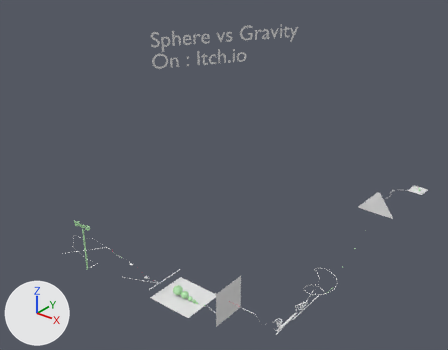
The glTF model assets/models/pvc.glb: old version first, new version second.
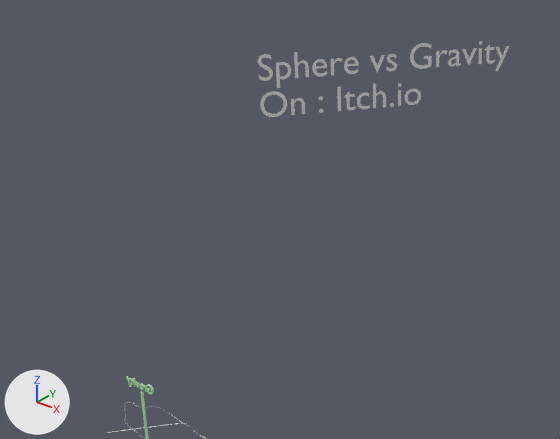
The first picture shows the older version from a camera (50 mm lens) standing at (807.0, -2059.0, 1085.0) and looking at (-636.0, -255.0, -34.0). The close-ups show both versions on the part from 0% to 73% of the width and 0% to 73% of the height of that picture; other places that the commit changed are outside them. The axes (+X, +Y, +Z) are drawn at lower left. The lights are the same throughout. Where no turn or scale is listed for an object, it has been applied to the vertices.

Objects in the first close-up: 'Text.001'.
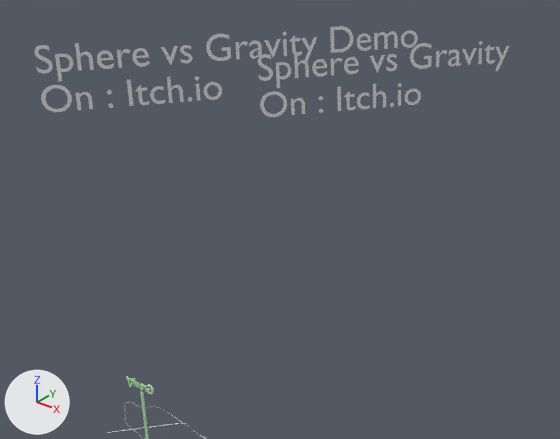
What differs and where, as boxes [x1, y1, x2, y2] in the close-ups (560 x 439 px):
'rigidkaaba.004', added
    after: [34, 26, 418, 112]

The edits, one by one:
Mesh me_text_003 is new.
It has 2125 vertices, 2079 faces and spans x 2.0..573.0, y 3.0..853.0, z -207.0..-32.0.
Object 'rigidkaaba.004' (ob_rigidkaaba_004) is new; it shows me_text_003.
Its location is (-1560.0, -515.0, 524.0).
